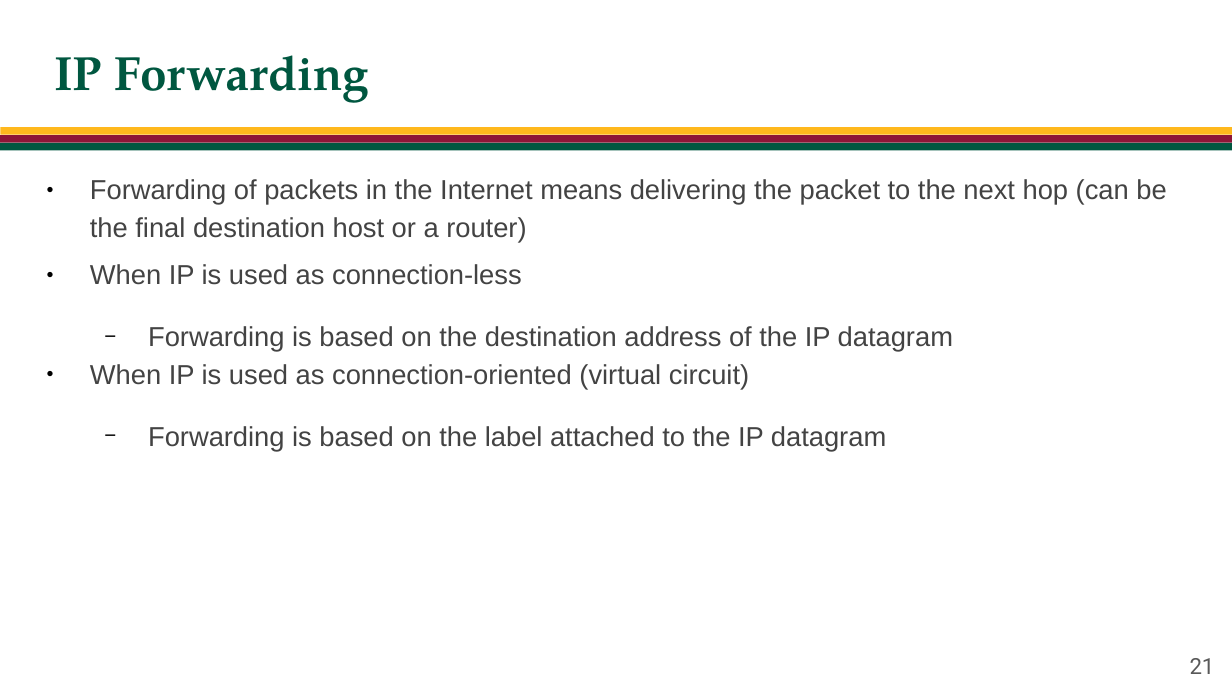
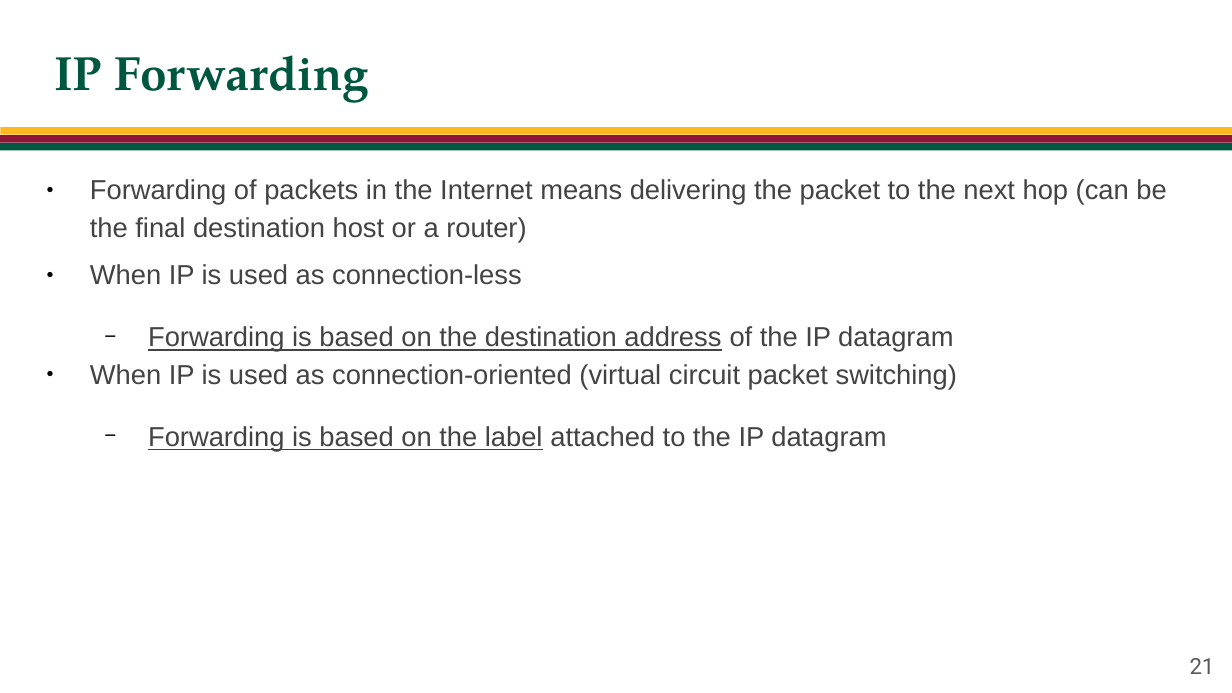
Before and after one commit to jachermocilla/extra-course-materials, a slide deck: slide 21 of cmsc137/slides-rsm/CMSC 137 - 21 - Routing.odp. Drawn at 1232x693 pixels with LibreOffice and Linux fonts; fonts in the diff are those of the drawing; background and template pictures are left out. Boxes give left, top, right and bottom in pixels: in the first picture for what was removed or moved away, otherwise in the second. Text is boxed around its words. In the diff, an @@ line names an element or a change of style, - is before the commit and + after.

```diff
--- a/cmsc137/slides-rsm/CMSC 137 - 21 - Routing.odp
+++ b/cmsc137/slides-rsm/CMSC 137 - 21 - Routing.odp
@@ text at (x1=148, y1=326, x2=953, y2=452): underline on in "Forwarding is based on the destination address", "Forwarding is based on the label" @@
@@ text at (x1=90, y1=364, x2=957, y2=390): text changed @@
-● When IP is used as connection-oriented (virtual circuit)
+● When IP is used as connection-oriented (virtual circuit packet switching)
```
Also in this commit, not shown: 1 other slide changed, 3 slides added, 1 other file.
